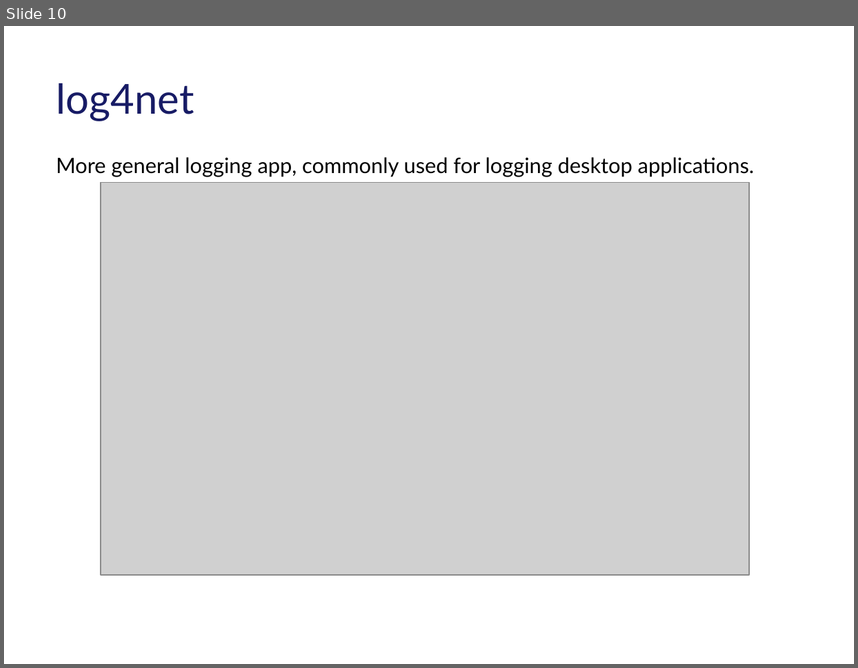
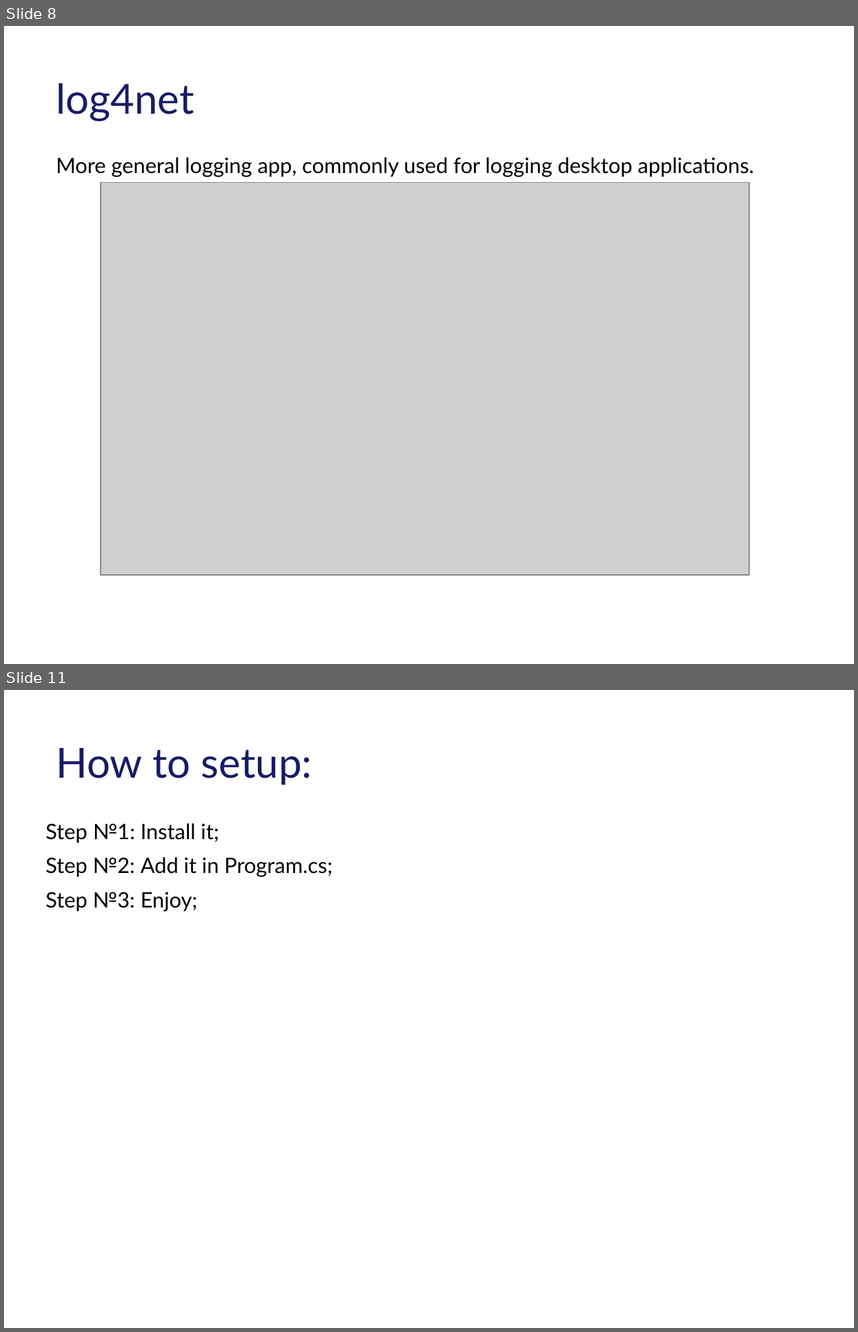
Before and after one commit to tarasiscom/Lv-273, a slide deck: education/Exception_Handling_In_Core_Puhach_Ivan.pptx. Shown one above the other, each under a label of ours: slide 10 before the commit, slides 8 and 11 after it; the slides between them are not shown. The pictures are 858x668 and 858x1332 pixels, drawn with LibreOffice and Linux fonts; fonts in the diff are those of the drawing; grey boxes stand for pictures; background and template pictures are left out. Boxes give left, top, right and bottom in pixels: in the first picture for what was removed or moved away, otherwise in the second. Text is boxed around its words. In the diff, an @@ line names an element or a change of style, - is before the commit and + after.

```diff
--- a/education/Exception_Handling_In_Core_Puhach_Ivan.pptx
+++ b/education/Exception_Handling_In_Core_Puhach_Ivan.pptx
@@ slide 11 added at (4, 690, 854, 1328), background #FFFFFF @@
@@ title added at (56, 748, 312, 785), 35 pt, text #171B65 @@
+How to setup:
@@ text added at (45, 823, 219, 843), 18 pt, text #000000 @@
+Step №1: Install it;
@@ text added at (45, 857, 332, 877), 18 pt, text #000000 @@
+Step №2: Add it in Program.cs;
@@ text added at (45, 891, 198, 911), 18 pt, text #000000 @@
+Step №3: Enjoy;
@@ what was slide 10 is now slide 8 @@
```
Also in this commit, not shown: 2 slides changed, 8 other slides added, 2 slides removed.
